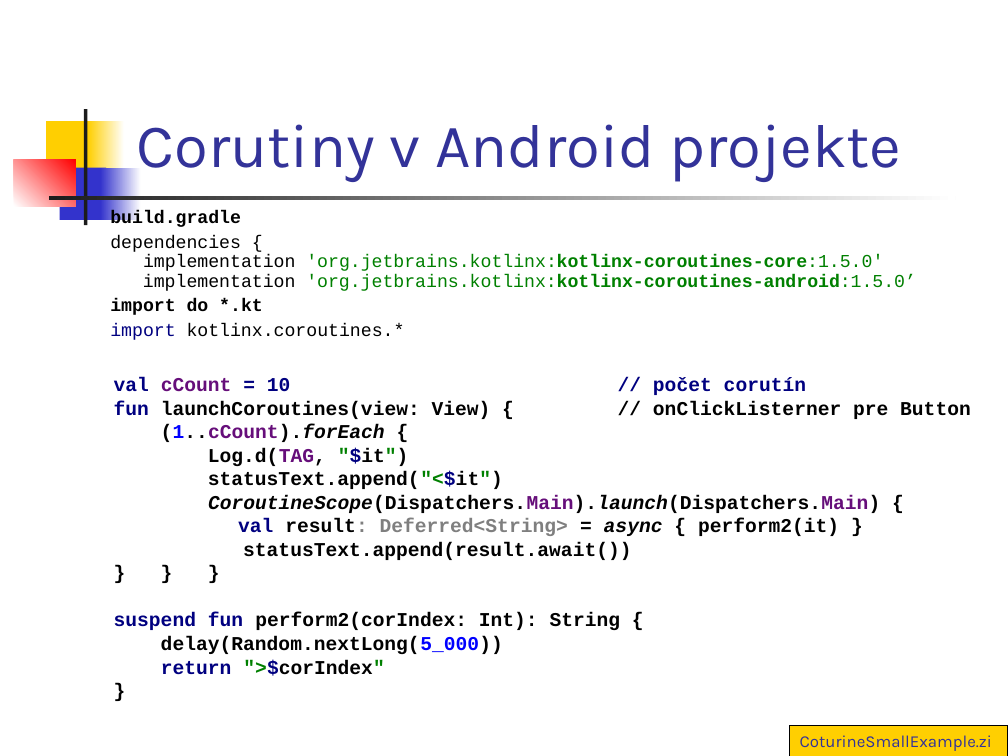
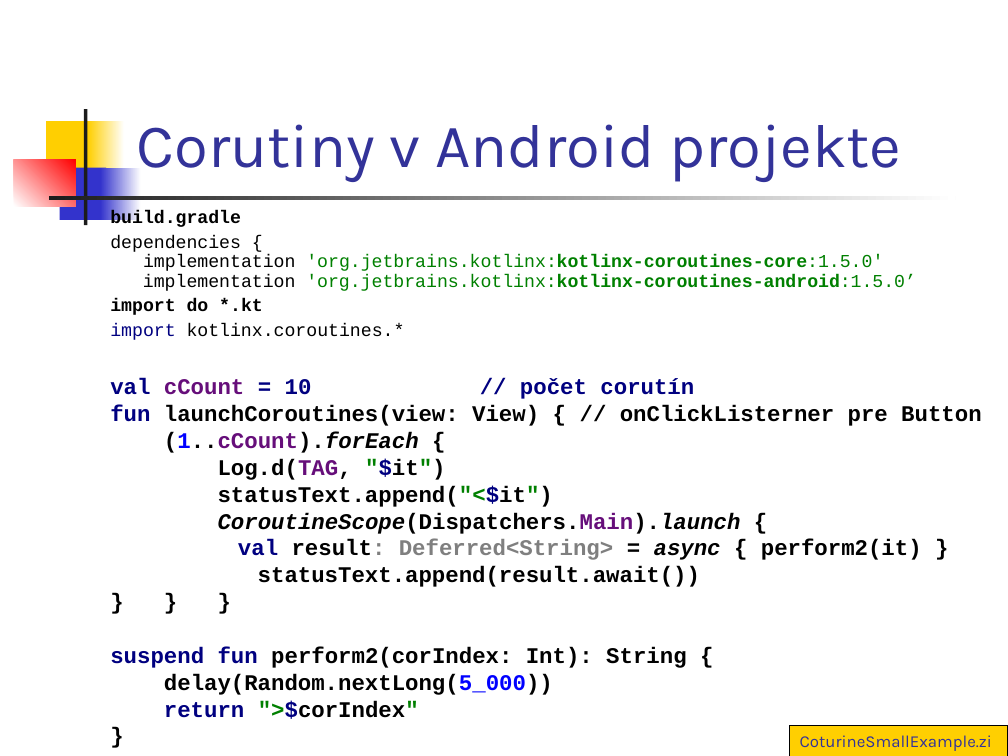
Before and after one commit to vmandro/Prednasky, a slide deck: slide 30 of 10/10_Android.ppt (slide 29 before the commit). Drawn at 1008x756 pixels with LibreOffice and Linux fonts; fonts in the diff are those of the drawing. Boxes give left, top, right and bottom in pixels: in the first picture for what was removed or moved away, otherwise in the second. Text is boxed around its words. In the diff, an @@ line names an element or a change of style, - is before the commit and + after.

```diff
--- a/10/10_Android.ppt
+++ b/10/10_Android.ppt
@@ text at (110, 378, 694, 719): size 14 to 16 pt in "val cCount = 10 // počet corutín", "suspend fun perform2(corIndex: Int): String { delay(Random.n ..." @@
@@ text at (110, 405, 981, 587): text changed; size 14 to 16 pt @@
-fun launchCoroutines(view: View) { // onClickListerner pre Button
-(1..cCount).forEach {
-Log.d(TAG, "$it")
-statusText.append("<$it")
-CoroutineScope(Dispatchers.Main).launch(Dispatchers.Main) {
-val result: Deferred<String> = async { perform2(it) }
-statusText.append(result.await())
-} } }
+fun launchCoroutines(view: View) { // onClickListerner pre Button
+(1..cCount).forEach {
+Log.d(TAG, "$it")
+statusText.append("<$it")
+CoroutineScope(Dispatchers.Main).launch {
+val result: Deferred<String> = async { perform2(it) }
+statusText.append(result.await())
+} } }
```
Also in this commit, not shown: 26 other slides changed, 1 slide added, 1 slide removed, 2 other files.
